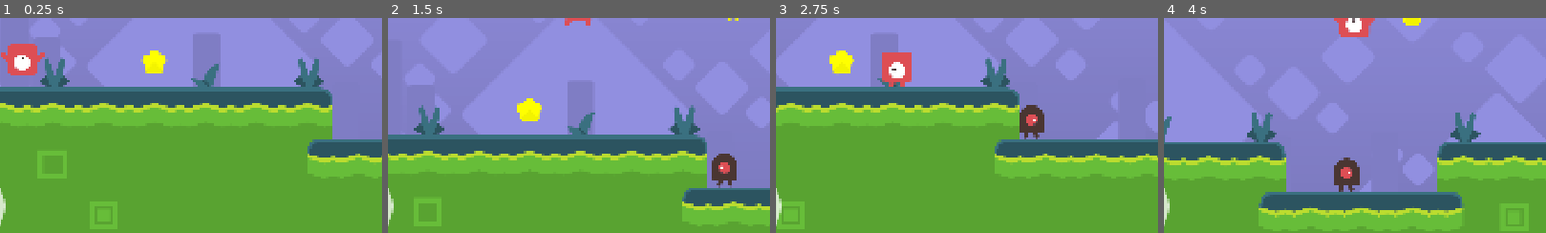
Above: before the commit, frames 1-4 (left to right).
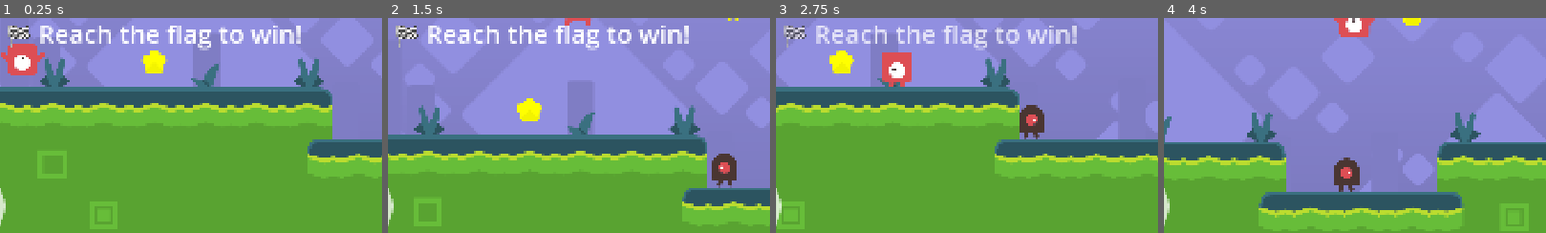
Above: after the commit, the same moments.

Repository: Doreen-b-tronic/Level-Design
Game: Godot game, scene res://main.tscn
Two runs of this game, one before a commit and one after it. Both use one fixed random seed, a clock stepped at 60 frames per second and the inputs below.
Inputs (mouse positions are % of the whole screen's width and height, from its top left):
- Up to frame 1 (0.25 s): no input
- Up to frame 2 (1.5 s): tap Enter at 0.5 s; move the mouse to (72, 45) at 0.52 s; hold Right (player_1_right) from 0.53 s (still down); tap A (player_2_left) at 0.6 s; click (72, 45) at 0.67 s; tap Up (player_1_jump) at 0.77 s; move the mouse to (30, 55) at 1.27 s; tap D (player_2_right) at 1.35 s
- Up to frame 3 (2.75 s): tap Up (player_1_jump) at 1.52 s; move the mouse to (60, 28) at 2.02 s; release Right (player_1_right) at 2.03 s; hold Left (player_1_left) from 2.03 s (still down); tap A (player_2_left) at 2.1 s
- Up to frame 4 (4 s): move the mouse to (45, 70) at 2.77 s; release Left (player_1_left) at 2.78 s; hold Right (player_1_right) from 2.78 s (still down); tap D (player_2_right) at 2.85 s; click (45, 70) at 2.92 s; tap Up (player_1_jump) at 3.02, 3.77 s; move the mouse to (80, 65) at 3.52 s; tap A (player_2_left) at 3.6 s
The pictures show only the part of the screen within x 30-80%, y 43-93%; the shares and areas given below are measured in that part.

The runs differ from the first frame. In frame 1, 2.9% of the frame differs, in the area x 2-79%, y 3-16%; in frame 2, 2.9%; in frame 3, 2.8%; in frame 4, nothing differs.

Commit message:
Add goal message label and display logic to HUD
Introduces a new GoalLabel node to the HUD scene and adds logic in hud.gd to show a goal message at the start of the level. The message is displayed for 2.5 seconds and then smoothly fades out, enhancing player guidance at level start.

Diff:
--- a/hud.tscn
+++ b/hud.tscn
@@ -217,6 +217,26 @@
 text = "You Lose!"
 horizontal_alignment = 1
 
+[node name="GoalLabel" type="Label" parent="."]
+unique_name_in_owner = true
+visible = false
+top_level = true
+anchors_preset = 8
+anchor_left = 0.5
+anchor_top = 0.5
+anchor_right = 0.5
+anchor_bottom = 0.5
+offset_left = -210.0
+offset_top = -81.0
+offset_right = 210.0
+offset_bottom = 98.0
+grow_horizontal = 2
+grow_vertical = 2
+size_flags_horizontal = 4
+theme_override_font_sizes/font_size = 64
+text = "You Lose!"
+horizontal_alignment = 1
+
 [node name="CollectedCoins" type="Label" parent="."]
 unique_name_in_owner = true
 offset_left = 64.0
--- a/scripts/hud.gd
+++ b/scripts/hud.gd
@@ -1,11 +1,14 @@
 @tool
 extends CanvasLayer
 
+# --- Onready variables ---
 @onready var ending_labels = {
 	Global.Endings.WIN: %WinEnding,
 	Global.Endings.LOSE: %LoseEnding,
 }
+@onready var goal_label = %GoalLabel  # 🏁 Added goal label reference
 
+# --- Main process updates ---
 func _process(_delta):
 	%TimeLeft.text = "%.1f" % Global.timer.time_left
 
@@ -28,7 +31,11 @@
 		%Start.hide()
 		Global.game_started.emit()
 
+	# 🏁 Show the goal message at level start
+	show_goal_message("🏁 Reach the flag to win!")
 
+
+# --- Input Handling ---
 func _on_joy_connection_changed(index: int, connected: bool):
 	match index:
 		0:
@@ -51,6 +58,7 @@
 		Global.game_started.emit()
 
 
+# --- Game Event Handlers ---
 func _on_coin_collected():
 	set_collected_coins(Global.coins)
 
@@ -76,6 +84,24 @@
 	ending_labels[ending].visible = true
 
 
+# --- Goal Message Display ---
+func show_goal_message(text: String):
+	goal_label.text = text
+	goal_label.modulate.a = 1.0  # ensure visible
+	goal_label.show()
+
+	# Wait for 2.5 seconds before fade
+	await get_tree().create_timer(2.5).timeout
+
+	# Smooth fade out
+	var tween = get_tree().create_tween()
+	tween.tween_property(goal_label, "modulate:a", 0.0, 1.0)
+	await tween.finished
+
+	goal_label.hide()
+	goal_label.modulate.a = 1.0  # reset for next time
+
+
 # --- Helpers for level transitions ---
 func clear_endings():
 	for label in ending_labels.values():
